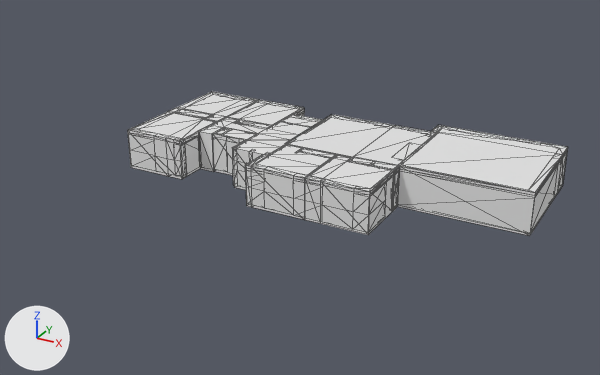
One commit to the glTF model 3D/groundfloor.glb: the scene before it, then after it.
Rendered twice from a 50 mm lens placed at (5.3, -10.71, 4.69), pointed at (-0.26, -0.59, -0.37). Arrows for +X, +Y and +Z are at lower left; the lights stay in place. Mesh edges are drawn as thin lines. Where no turn or scale is listed for an object, it has been applied to the vertices. Vertices at the same position are counted once.

Script lines for the objects in view, before the commit:
```python
ob_0_garage = bpy.data.objects.new('0_garage', me_cube_016)
ob_0_garage.location = (2.16, 0.43, 0.0)
ob_0_garage.rotation_euler = (0.0, 0.0, -3.142)  # degrees (0, 0, -180)
ob_0_garage.scale = (0.5, 0.5, 0.5)
ob_0_landing = bpy.data.objects.new('0_landing', me_cube)
ob_0_landing.location = (-1.29, -0.14, 0.0)
ob_0_landing.rotation_euler = (0.0, 0.0, -3.142)  # degrees (0, 0, -180)
ob_0_landing.scale = (0.5, 0.5, 0.5)
ob_0_room1 = bpy.data.objects.new('0_room1', me_cube_020)
ob_0_room1.location = (-1.66, 0.67, 0.0)
ob_0_room1.rotation_euler = (0.0, 0.0, -3.142)  # degrees (0, 0, -180)
ob_0_room1.scale = (0.5, 0.5, 0.5)
ob_0_room2 = bpy.data.objects.new('0_room2', me_cube_019)
ob_0_room2.location = (-2.55, 0.69, 0.0)
ob_0_room2.rotation_euler = (0.0, 0.0, -3.142)  # degrees (0, 0, -180)
ob_0_room2.scale = (0.5, 0.5, 0.5)
ob_0_room3 = bpy.data.objects.new('0_room3', me_cube_018)
ob_0_room3.location = (-2.6, -0.54, 0.0)
ob_0_room3.rotation_euler = (0.0, 0.0, -3.142)  # degrees (0, 0, -180)
ob_0_room3.scale = (0.5, 0.5, 0.5)
ob_0_room4 = bpy.data.objects.new('0_room4', me_cube_013)
ob_0_room4.location = (0.21, 0.34, 0.0)
ob_0_room4.rotation_euler = (0.0, 0.0, -3.142)  # degrees (0, 0, -180)
ob_0_room4.scale = (0.5, 0.5, 0.5)
ob_0_room5 = bpy.data.objects.new('0_room5', me_cube_015)
ob_0_room5.location = (0.82, -1.04, 0.0)
ob_0_room5.rotation_euler = (0.0, 0.0, -3.142)  # degrees (0, 0, -180)
ob_0_room5.scale = (0.5, 0.5, 0.5)
ob_0_utilityroom = bpy.data.objects.new('0_utilityroom', me_cube_014)
ob_0_utilityroom.location = (-0.12, -1.02, 0.0)
ob_0_utilityroom.rotation_euler = (0.0, 0.0, -3.142)  # degrees (0, 0, -180)
ob_0_utilityroom.scale = (0.5, 0.5, 0.5)
ob_walls_groundfloor = bpy.data.objects.new('walls_groundfloor', me_groundfloor)
ob_walls_groundfloor.location = (-0.28, -0.03, -0.02)
# also in view: '0_wc' at (-1.49, -0.46, -0.08)
```
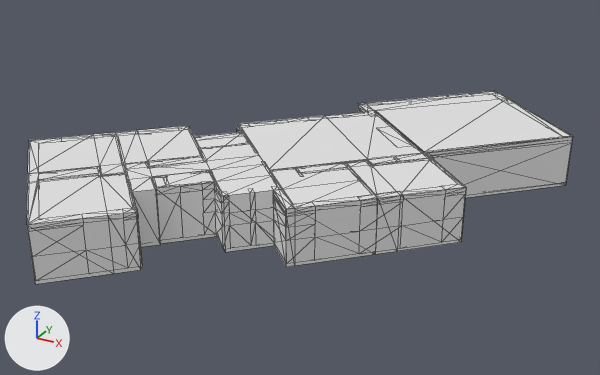
Where the newer file only moved an object's origin or applied its transform, the numbers keep the older frame.

Location of each change, [x1, y1, x2, y2] in pixels of the pictures (600 x 375 px):
'0_garage', moved, turned, rescaled
    before: [398, 125, 568, 236]
    after: [358, 91, 573, 198]
'0_room3', moved, turned, rescaled
    before: [128, 108, 217, 179]
    after: [27, 166, 141, 284]
'0_room5', moved, turned, rescaled
    before: [305, 154, 395, 235]
    after: [345, 158, 466, 254]
'0_utilityroom', moved, turned, rescaled
    before: [245, 144, 337, 220]
    after: [269, 162, 377, 267]
'0_landing', moved, turned, rescaled
    before: [198, 114, 324, 190]
    after: [124, 132, 281, 252]
'0_room4', moved, turned, rescaled
    before: [287, 114, 437, 211]
    after: [238, 111, 434, 170]
'0_wc', moved, turned, rescaled
    before: [212, 127, 256, 175]
    after: [152, 170, 217, 244]
'0_room2', moved, turned, rescaled
    before: [177, 92, 258, 121]
    after: [28, 132, 126, 175]
'0_room1', moved, turned, rescaled
    before: [227, 100, 304, 128]
    after: [116, 126, 205, 166]
'walls_groundfloor', mesh turned
    before: [180, 108, 305, 218]
    after: [99, 125, 378, 267]

What changed in the scene script:
```text
Change me_cube:
    where me_cube.from_pydata(...)  # 38 vertices, 70 faces; spans x -1.45..1.54, y -1.89..1.71, z -0.79..0.49
    used by ob_0_landing; location = (-1.29, -0.14, 0.0); rotation_euler = (0.0, 0.0, -3.142), in degrees (0, 0, -180); scale = (0.5, 0.5, 0.5)
    me_cube part 1: the whole mesh is moved by (0.39, 0.04, 0.15)
Change me_cube_013:
    where me_cube_013.from_pydata(...)  # 28 vertices, 52 faces; spans x -2.13..1.59, y -1.55..1.93, z -0.79..0.49
    used by ob_0_room4; location = (0.21, 0.34, 0.0); rotation_euler = (0.0, 0.0, -3.142), in degrees (0, 0, -180); scale = (0.5, 0.5, 0.5)
    me_cube_013 part 2: the whole mesh is moved by (0.28, -0.1, 0.15)
Change me_cube_014:
    where me_cube_014.from_pydata(...)  # 16 vertices, 28 faces; spans x -0.84..1.07, y -1.07..0.93, z -0.79..0.49
    used by ob_0_utilityroom; location = (-0.12, -1.02, 0.0); rotation_euler = (0.0, 0.0, -3.142), in degrees (0, 0, -180); scale = (0.5, 0.5, 0.5)
    me_cube_014 part 3: the whole mesh is moved by (-0.07, 0.05, 0.15)
Change me_cube_016:
    where me_cube_016.from_pydata(...)  # 16 vertices, 28 faces; spans x -2.07..2.01, y -2.06..1.77, z -0.79..0.49
    used by ob_0_garage; location = (2.16, 0.43, 0.0); rotation_euler = (0.0, 0.0, -3.142), in degrees (0, 0, -180); scale = (0.5, 0.5, 0.5)
    me_cube_016 part 4: the whole mesh is moved by (0.11, 0.16, 0.15)
Change me_cube_018:
    where me_cube_018.from_pydata(...)  # 16 vertices, 28 faces; spans x -1.08..0.94, y -1.39..1.18, z -0.79..0.49
    used by ob_0_room3; location = (-2.6, -0.54, 0.0); rotation_euler = (0.0, 0.0, -3.142), in degrees (0, 0, -180); scale = (0.5, 0.5, 0.5)
    me_cube_018 part 5: the whole mesh is moved by (0.03, 0.05, 0.15)
Change me_cube_019:
    where me_cube_019.from_pydata(...)  # 16 vertices, 28 faces; spans x -0.99..1.03, y -1.05..1.59, z -0.79..0.49
    used by ob_0_room2; location = (-2.55, 0.69, 0.0); rotation_euler = (0.0, 0.0, -3.142), in degrees (0, 0, -180); scale = (0.5, 0.5, 0.5)
    me_cube_019 part 6: the whole mesh is moved by (0.02, -0.08, 0.15)
Change me_cube_020:
    where me_cube_020.from_pydata(...)  # 16 vertices, 28 faces; spans x -0.97..0.79, y -1.08..1.35, z -0.79..0.49
    used by ob_0_room1; location = (-1.66, 0.67, 0.0); rotation_euler = (0.0, 0.0, -3.142), in degrees (0, 0, -180); scale = (0.5, 0.5, 0.5)
    me_cube_020 part 7: the whole mesh is moved by (0.12, -0.1, 0.15)
Change me_groundfloor:
    where me_groundfloor.from_pydata(...)  # 1099 vertices, 2297 faces; spans x -2.78..3.47, y -1.45..1.48, z -0.35..0.25
    me_groundfloor part 8: the whole mesh is turned 45 degrees about the z axis through its middle and scaled by 1.27, then moved by (-0.08, -0.65, -0.01)
Change ob_0_landing:
    ob_0_landing.location: (-1.29, -0.14, 0.0) -> (-0.95, -1.8, -0.09)
    ob_0_landing.rotation_euler: (0.0, 0.0, -3.142) -> (0.0, 0.0, -2.356)  # degrees (0, 0, -180) -> degrees (0, 0, -135)
    ob_0_landing.scale: (0.5, 0.5, 0.5) -> (0.635, 0.635, 0.635)
Change ob_0_room4:
    ob_0_room4.location: (0.21, 0.34, 0.0) -> (0.0, -0.11, -0.09)
    ob_0_room4.rotation_euler: (0.0, 0.0, -3.142) -> (0.0, 0.0, -2.356)  # degrees (0, 0, -180) -> degrees (0, 0, -135)
    ob_0_room4.scale: (0.5, 0.5, 0.5) -> (0.635, 0.635, 0.635)
Change ob_0_utilityroom:
    ob_0_utilityroom.location: (-0.12, -1.02, 0.0) -> (0.67, -1.74, -0.09)
    ob_0_utilityroom.rotation_euler: (0.0, 0.0, -3.142) -> (0.0, 0.0, -2.356)  # degrees (0, 0, -180) -> degrees (0, 0, -135)
    ob_0_utilityroom.scale: (0.5, 0.5, 0.5) -> (0.635, 0.635, 0.635)
Change ob_0_room5:
    ob_0_room5.location: (0.82, -1.04, 0.0) -> (1.54, -0.94, -0.09)
    ob_0_room5.rotation_euler: (0.0, 0.0, -3.142) -> (0.0, 0.0, -2.356)  # degrees (0, 0, -180) -> degrees (0, 0, -135)
    ob_0_room5.scale: (0.5, 0.5, 0.5) -> (0.635, 0.635, 0.635)
Change ob_0_garage:
    ob_0_garage.location: (2.16, 0.43, 0.0) -> (1.44, 1.74, -0.09)
    ob_0_garage.rotation_euler: (0.0, 0.0, -3.142) -> (0.0, 0.0, -2.356)  # degrees (0, 0, -180) -> degrees (0, 0, -135)
    ob_0_garage.scale: (0.5, 0.5, 0.5) -> (0.635, 0.635, 0.635)
Change ob_0_wc:
    ob_0_wc.location: (-1.49, -0.46, 0.0) -> (-1.01, -2.46, -0.09)
    ob_0_wc.rotation_euler: (0.0, 0.0, -3.142) -> (0.0, 0.0, -2.356)  # degrees (0, 0, -180) -> degrees (0, 0, -135)
    ob_0_wc.scale: (0.5, 0.5, 0.5) -> (0.635, 0.635, 0.635)
Change ob_0_room3:
    ob_0_room3.location: (-2.6, -0.54, 0.0) -> (-1.94, -3.5, -0.09)
    ob_0_room3.rotation_euler: (0.0, 0.0, -3.142) -> (0.0, 0.0, -2.356)  # degrees (0, 0, -180) -> degrees (0, 0, -135)
    ob_0_room3.scale: (0.5, 0.5, 0.5) -> (0.635, 0.635, 0.635)
Change ob_0_room2:
    ob_0_room2.location: (-2.55, 0.69, 0.0) -> (-2.95, -2.41, -0.09)
    ob_0_room2.rotation_euler: (0.0, 0.0, -3.142) -> (0.0, 0.0, -2.356)  # degrees (0, 0, -180) -> degrees (0, 0, -135)
    ob_0_room2.scale: (0.5, 0.5, 0.5) -> (0.635, 0.635, 0.635)
Change ob_0_room1:
    ob_0_room1.location: (-1.66, 0.67, 0.0) -> (-2.09, -1.59, -0.09)
    ob_0_room1.rotation_euler: (0.0, 0.0, -3.142) -> (0.0, 0.0, -2.356)  # degrees (0, 0, -180) -> degrees (0, 0, -135)
    ob_0_room1.scale: (0.5, 0.5, 0.5) -> (0.635, 0.635, 0.635)
```
